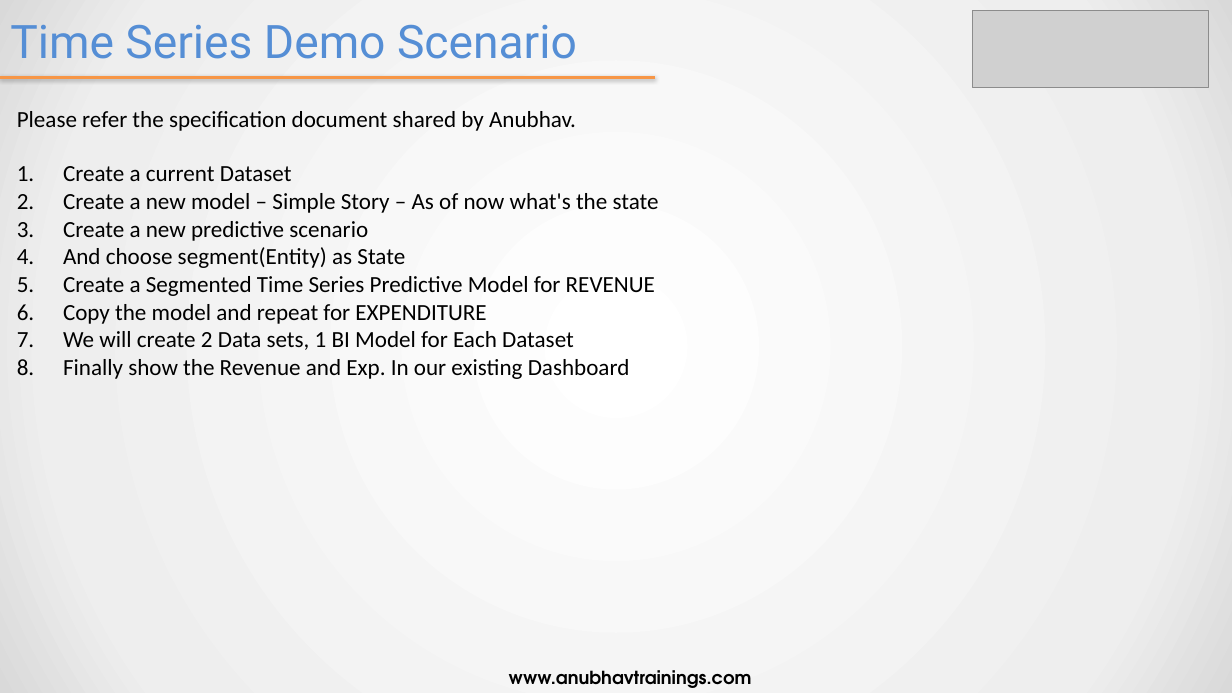
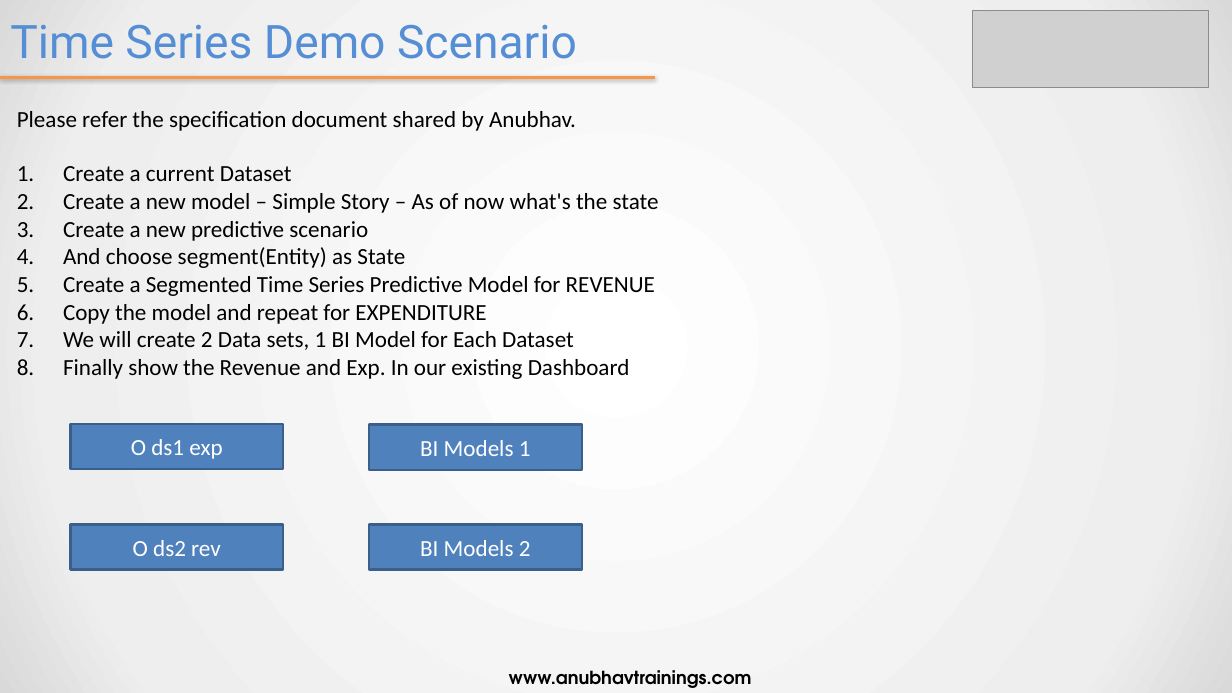
Before and after one commit to soyuztechnologies/EY_SAC_Training_Feb23, a slide deck: slide 7 of day 7/SAC_Training Day 7.pptx. Drawn at 1232x693 pixels with LibreOffice and Linux fonts; fonts in the diff are those of the drawing; grey boxes stand for pictures. Boxes give left, top, right and bottom in pixels: in the first picture for what was removed or moved away, otherwise in the second. Text is boxed around its words. In the diff, an @@ line names an element or a change of style, - is before the commit and + after.

Commit message:
Auto-updater Study material SAC

```diff
--- a/day 7/SAC_Training Day 7.pptx
+++ b/day 7/SAC_Training Day 7.pptx
@@ rectangle added at (x1=70, y1=424, x2=283, y2=470), fill #4F81BD, outline #3A5F8C 2 pt, 18 pt, text #FFFFFF @@
+O ds1 exp
@@ rectangle added at (x1=369, y1=425, x2=581, y2=470), fill #4F81BD, outline #3A5F8C 2 pt, 18 pt, text #FFFFFF @@
+BI Models 1
@@ rectangle added at (x1=70, y1=525, x2=283, y2=570), fill #4F81BD, outline #3A5F8C 2 pt, 18 pt, text #FFFFFF @@
+O ds2 rev
@@ rectangle added at (x1=369, y1=525, x2=581, y2=570), fill #4F81BD, outline #3A5F8C 2 pt, 18 pt, text #FFFFFF @@
+BI Models 2
```
